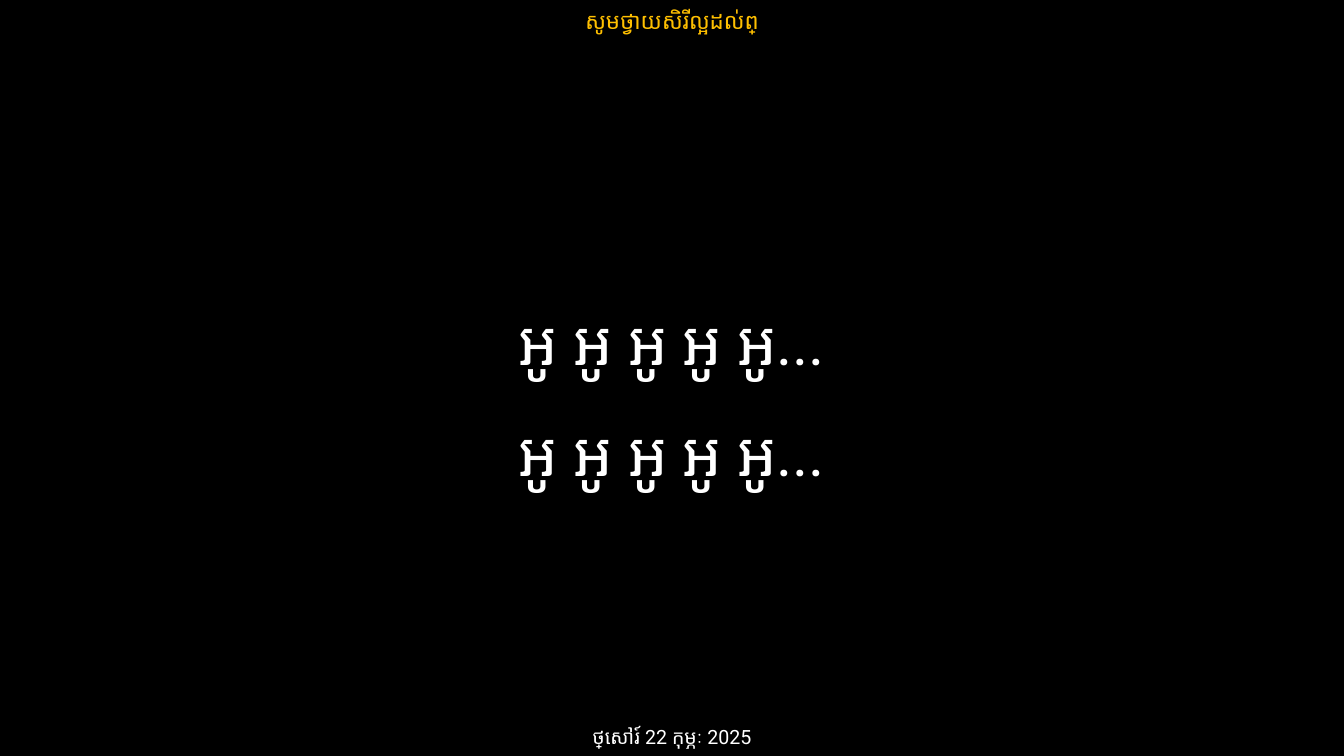
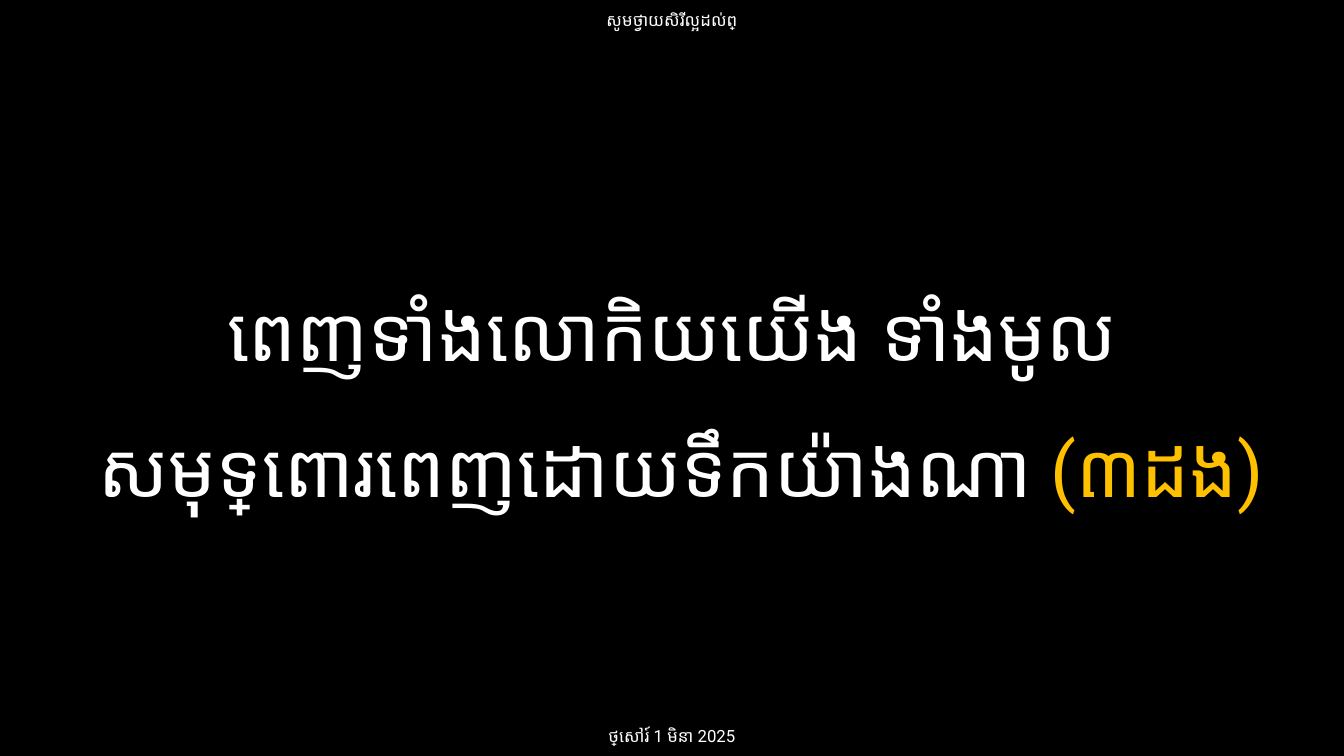
Before and after one commit to phearak2003/youth_worship, a slide deck: slide 13 of Youth Worship.pptx. Drawn at 1344x756 pixels with LibreOffice and Linux fonts; fonts in the diff are those of the drawing. Boxes give left, top, right and bottom in pixels: in the first picture for what was removed or moved away, otherwise in the second. Text is boxed around its words. In the diff, an @@ line names an element or a change of style, - is before the commit and + after.

Commit message:
01-03-25

```diff
--- a/Youth Worship.pptx
+++ b/Youth Worship.pptx
@@ text "សូមថ្វាយសិរីល្អដល់ព្រះ" at [606, 12, 737, 31]: size 16 to 12 pt, font Arial to Roboto, text colour #FFC000 to #FFFFFF @@
@@ text added at [99, 294, 1264, 517], 54 pt, text #FFFFFF @@
+ពេញទាំងលោកិយយើង ទាំងមូល
+សមុទ្រពោរពេញដោយទឹកយ៉ាងណា (៣ដង)
@@ text removed at [519, 329, 825, 493] @@
-អូ អូ អូ អូ អូ...
-អូ អូ អូ អូ អូ...
@@ text at [608, 727, 736, 746]: text changed; size 14 to 12 pt @@
-ថ្ងៃសៅរ៍ 22 កុម្ភៈ 2025
+ថ្ងៃសៅរ៍ 1 មិនា 2025
```
Also in this commit, not shown: 28 other slides changed, 4 slides added, 8 slides removed.
